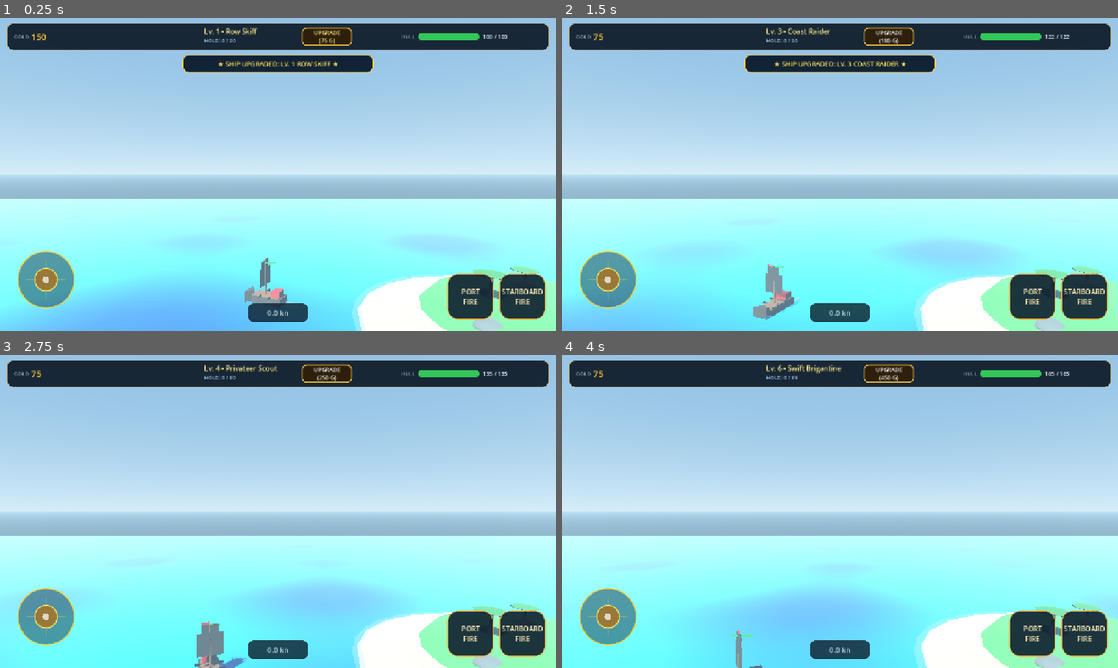
Above: before the commit, frames 1-4 (two rows, left to right).
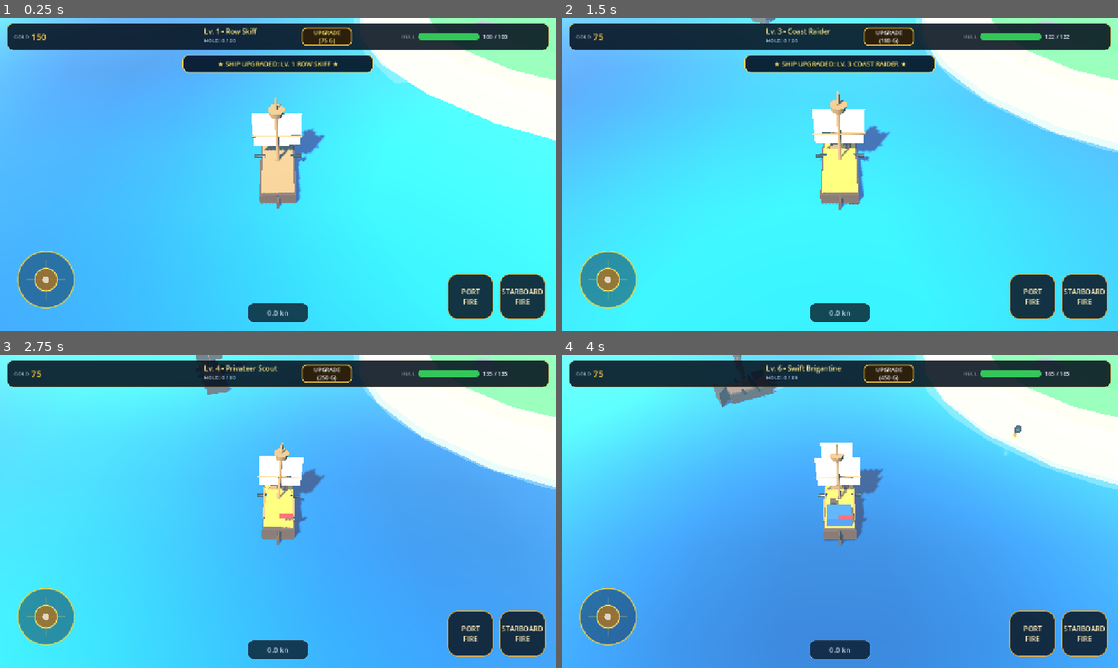
Above: after the commit, the same moments.

Repository: za99405com-ui/Pirate-Seasonline
Game: Godot game, scene res://scenes/world/world.tscn
Same seed, same stepped clock (60 frames per second), same inputs: the game is played once before the commit and once after it.
Inputs:
- Up to frame 1 (0.25 s): no input
- Up to frame 2 (1.5 s): click "UPGRADE (75 G)" at 0.5 s; click "UPGRADE (120 G)" at 1.25 s
- Up to frame 3 (2.75 s): click "UPGRADE (180 G)" at 2 s
- Up to frame 4 (4 s): click "UPGRADE (250 G)" at 2.75 s; click "UPGRADE (340 G)" at 3.5 s

The runs differ from the first frame. In frame 1, 87% of the frame differs, in the area x 0-100%, y 0-100%; in frame 2, 87%; in frame 3, 88%; in frame 4, 89%.
Error before the commit: Parse Error: Cannot infer the type of "look_ahead" variable because the value doesn't have a set type. (res://scripts/world/world.gd:29)

Commit message:
fix: type camera values for web build

Diff:
--- a/godot_game/scripts/world/world.gd
+++ b/godot_game/scripts/world/world.gd
@@ -24,14 +24,14 @@
 		return
 
 	var velocity: Vector3 = player_ship.velocity if "velocity" in player_ship else Vector3.ZERO
-	var speed_ratio := clamp(velocity.length() / 14.5, 0.0, 1.0)
-	var forward := -player_ship.global_transform.basis.z
-	var look_ahead := forward * camera_look_ahead * speed_ratio
-	var target_pos := player_ship.global_position + camera_offset + look_ahead * 0.35
-	var smoothing := 1.0 - exp(-camera_follow_speed * delta)
+	var speed_ratio: float = clampf(velocity.length() / 14.5, 0.0, 1.0)
+	var forward: Vector3 = -player_ship.global_transform.basis.z
+	var look_ahead: Vector3 = forward * camera_look_ahead * speed_ratio
+	var target_pos: Vector3 = player_ship.global_position + camera_offset + look_ahead * 0.35
+	var smoothing: float = 1.0 - exp(-camera_follow_speed * delta)
 	camera.global_position = camera.global_position.lerp(target_pos, smoothing)
 
-	var look_target := player_ship.global_position + look_ahead
+	var look_target: Vector3 = player_ship.global_position + look_ahead
 	camera.look_at(look_target, Vector3.UP)
 
 func _update_ocean_anchor() -> void:
